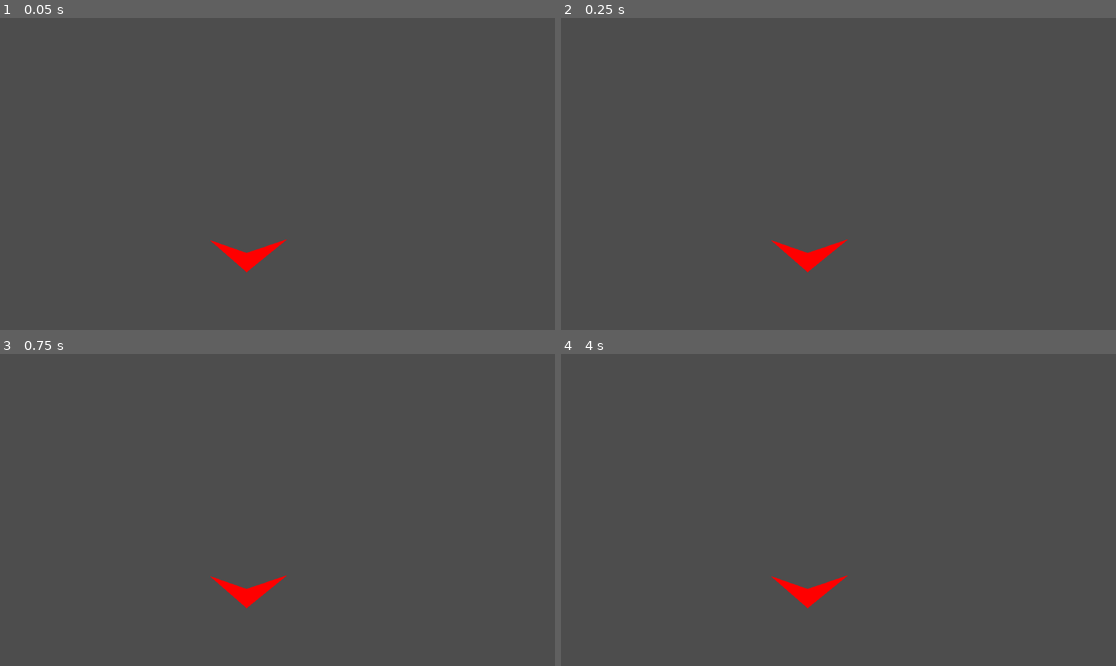
Above: before the commit, frames 1-4 (two rows, left to right).
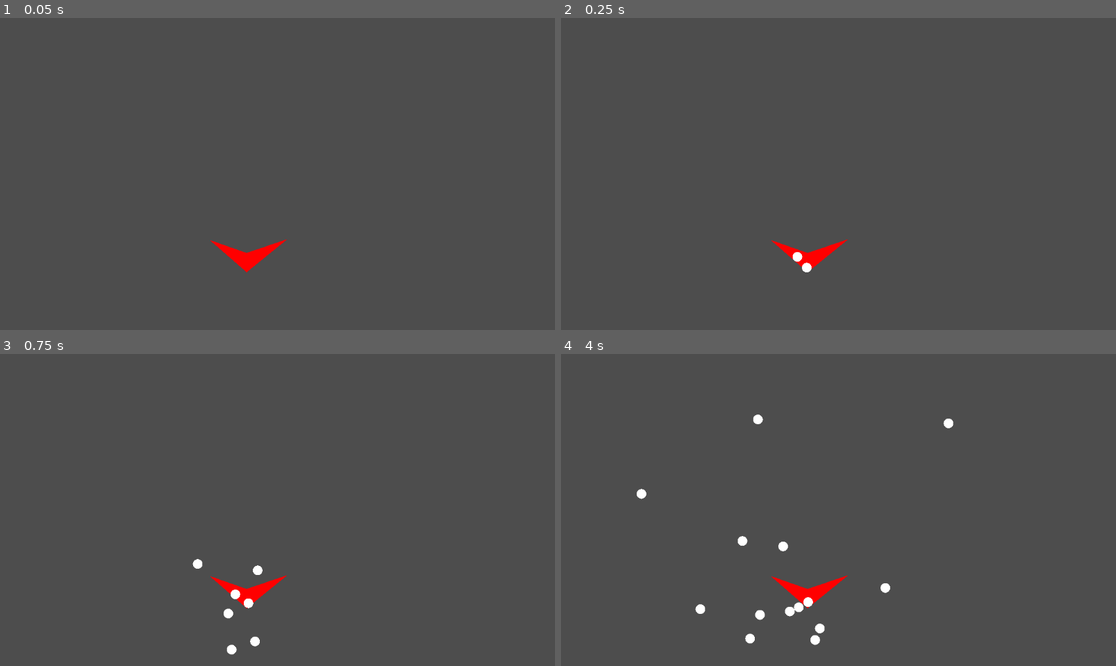
Above: after the commit, the same moments.

Repository: RainMa22/BulletHell
Game: Godot game, scene res://src/boss/Boss.tscn
Same seed, same stepped clock (60 frames per second), same inputs: the game is played once before the commit and once after it. This scene is started directly instead of the project's main scene.
Inputs:
- Up to frame 1 (0.05 s): no input
- Up to frame 2 (0.25 s): no input
- Up to frame 3 (0.75 s): hold D (Right) from 0.53 s (still down); tap Z (Shoot) at 0.6 s
- Up to frame 4 (4 s): release D (Right) at 1.28 s; hold S (Down) 1.28-2.03 s; tap Z (Shoot) every 0.75 s from 1.35 to 3.6 s; hold D (Right) 2.03-2.78 s; hold W (Up) 2.78-3.53 s; hold A (Left) from 3.53 s (still down)

Frame 1 is identical in both runs. In frame 2, less than 0.1% of the frame differs, in the area x 41-46%, y 74-82%; in frame 3, 0.3%; in frame 4, 0.6%, in the area x 13-71%, y 19-94%.

Commit message:
Boss randomize attack duration working

Diff:
--- a/project.godot
+++ b/project.godot
@@ -17,7 +17,7 @@
 
 [autoload]
 
-Global="*res://src/Global.gd"
+Global="*res://src/global/Global.gd"
 
 [file_customization]
 
--- a/src/boss/Boss.gd
+++ b/src/boss/Boss.gd
@@ -1,67 +1,79 @@
-extends Node2D
+class_name Boss extends Node2D
 
-const PATTERN_DISABLED = -1
+const PATTERN_DISABLED = 0
 const PATTERN_ANIMATION = 0
 const PATTERN_SHOOT_SPIRAL = 1
 const PATTERN_SHOOT_RANDOM = 2
-const TIME_PER_PATTERN = 5.0
+const NUM_STATES = 3
+const DEFAULT_TIMES_PER_PATTERN = [5]
+const DEFAULT_TIMES_PER_BULLET = [.2]
+const DEFAULT_PATTERNS = [PATTERN_SHOOT_RANDOM]
 
-#const RANDOM_BULLET_AMOUNT_PER_SEC = 100
 
-var current_pattern: int
-var pattern_time_remaining: float
+var times_per_pattern = null
+var times_per_bullet = null
+var patterns = null
+var state = 0
+
+var delta_accumulator = 0.0
+
+var pattern_time_accumulator= 0.0
 var bullet = preload("res://src/bullet/Bullet.tscn")
 
-# REQUIRES time_remaining < delta
-# resets the time remaining to TIME_PER_PATTERN
-# RETURNS delta - time_remaining
-func reset_time_remaining(delta):
-	var remainder = delta-pattern_time_remaining
-	pattern_time_remaining = TIME_PER_PATTERN
-	return remainder
+# Takes a variety, a Array of vector2s of size >= NUM_STATES, and a Array of vector2s of size >= NUM_STATES
+# returns variety sized times_per_pattern times_per_bullet and patterns
+func randomize(variety:int, time_range_per_pattern:Array, time_range_per_bullet: Array):
+	patterns = []
+	times_per_pattern = []
+	times_per_bullet = []
+	var rng = RandomNumberGenerator.new()
+	for i in range(variety):
+		#var pattern = rng.randi_range(0, NUM_STATES-1)
+		var pattern = 0 if i%2 else 2
+		patterns.append(pattern)
+		times_per_pattern.append(rng.randf_range(time_range_per_pattern[pattern].x,time_range_per_pattern[pattern].y))
+		times_per_bullet.append(rng.randf_range(time_range_per_bullet[pattern].x,time_range_per_bullet[pattern].y))
+	for arr in [patterns,times_per_pattern,times_per_bullet]:
+		print(arr)
+
+func get_times_per_pattern():
+	return DEFAULT_TIMES_PER_PATTERN if (times_per_pattern == null) else times_per_pattern
+func get_times_per_bullet():
+	return DEFAULT_TIMES_PER_BULLET if (times_per_bullet == null) else times_per_bullet
+func get_patterns():
+	return DEFAULT_PATTERNS if (patterns == null) else patterns
 
 # Called when the node enters the scene tree for the first time.
 func _ready():
-	current_pattern = -1
-	reset_time_remaining(0)
+	state = 0
+	pattern_time_accumulator = 0
+	self.randomize(5, [Vector2(.5,1),Vector2(0,0),Vector2(.5,1)],
+	[Vector2(0,0),Vector2(0,0),Vector2(.1,.1)])
 
 
 func process_pattern(delta):
+	var current_pattern = get_patterns()[state]
 	match current_pattern:
 		PATTERN_DISABLED:
-			pass # TODO
+			return # TODO
 		PATTERN_ANIMATION:
-			pass # TODO
+			return # TODO
 		PATTERN_SHOOT_SPIRAL:
-			pass # TODO
+			return # TODO
 		PATTERN_SHOOT_RANDOM:
-			var rng = RandomNumberGenerator.new()
-			var bullet_copy = bullet.instantiate();
-			var direction = Vector2(rng.randf_range(-1,1),rng.randf_range(-1,1)).normalized()
-			bullet_copy.position = self.position
-			bullet_copy.starting_direction = direction
-			add_child(bullet_copy)
-
-
-
-
-func next_pattern(pattern):
-	match current_pattern:
-		PATTERN_DISABLED:
-			return PATTERN_SHOOT_RANDOM
-		PATTERN_ANIMATION:
-			return PATTERN_ANIMATION # TODO
-		PATTERN_SHOOT_SPIRAL:
-			return PATTERN_ANIMATION # TODO
-		PATTERN_SHOOT_RANDOM:
-			return PATTERN_SHOOT_RANDOM # TODO
+			delta_accumulator += delta
+			if delta_accumulator > get_times_per_bullet()[state]:
+				delta_accumulator -= get_times_per_bullet()[state]
+				var rng = RandomNumberGenerator.new()
+				var bullet_copy = bullet.instantiate();
+				var direction = Vector2(rng.randf_range(-1,1),rng.randf_range(-1,1)).normalized()
+				bullet_copy.starting_direction = direction
+				add_child(bullet_copy)
 
 # Called every frame. 'delta' is the elapsed time since the previous frame.
 func _process(delta):
 	process_pattern(delta)
-	pattern_time_remaining -= delta
-	if pattern_time_remaining <= 0:
-		current_pattern = next_pattern(current_pattern)
-		var remainder = reset_time_remaining(delta)
-		pattern_time_remaining -= remainder
-		print("next")
+	pattern_time_accumulator += delta
+	if pattern_time_accumulator >= get_times_per_pattern()[state]:
+		pattern_time_accumulator -= get_times_per_pattern()[state]
+		state = (state+1) % len(get_patterns())
Renamed: src/Global.gd -> src/global/Global.gd
